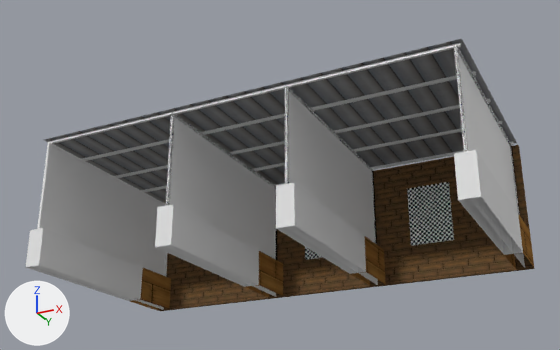
What one commit did to the OBJ model ProyectoFinalCGeIHC/ProyectoFinalCGeIHC/Modelos/Cabina_Hachas.obj.
Before and after are seen from a 50 mm camera at (8.72, -14.53, -5.28) aimed at (0.09, 2.71, 2.48). The lights are fixed; the arrows at lower left show +X, +Y and +Z. Where no turn or scale is listed for an object, it has been applied to the vertices.

The first picture shows 'Cabina_Hachas'.
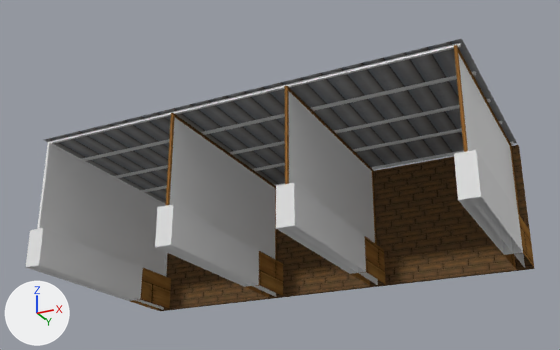
Pixel boxes [x1, y1, x2, y2] of what changed, in the pictures (560 x 350 px):
part 1 of me_cabina_hachas, deleted
    before: [305, 247, 323, 260]
part 2 of me_cabina_hachas, deleted
    before: [407, 182, 454, 246]
part 3 of me_cabina_hachas, recoloured (grey to brown)
    both: [165, 45, 520, 260]

Diff of the bpy script that builds the scene:
```diff
--- a/ProyectoFinalCGeIHC/ProyectoFinalCGeIHC/Modelos/Cabina_Hachas.obj.py
+++ b/ProyectoFinalCGeIHC/ProyectoFinalCGeIHC/Modelos/Cabina_Hachas.obj.py
@@ me_cabina_hachas @@
 # used by ob_cabina_hachas; location = (0.0, 0.0, 0.0)
-me_cabina_hachas.from_pydata(...)  # 220 vertices, 139 faces; spans x -5.86..5.86, y -0.04..5.99, z 0.0..3.59
+me_cabina_hachas.from_pydata(...)  # 196 vertices, 124 faces; spans x -5.86..5.86, y -0.04..5.99, z 0.0..3.59
+# me_cabina_hachas part 1: the loose piece of 8 vertices spanning x -0.6..0.6, y 5.77..5.91, z 1.02..2.7 is deleted
+# me_cabina_hachas part 2: the loose piece of 8 vertices spanning x 2.65..3.85, y 5.77..5.91, z 1.02..2.7 is deleted
+# me_cabina_hachas part 3: 39 faces spanning x -1.63..5.67, y 0.01..5.85, z 0.97..3.5 switch from mat_blancos to mat_madera
 me_cabina_hachas.materials.append(mat_madera_oscura)
```
